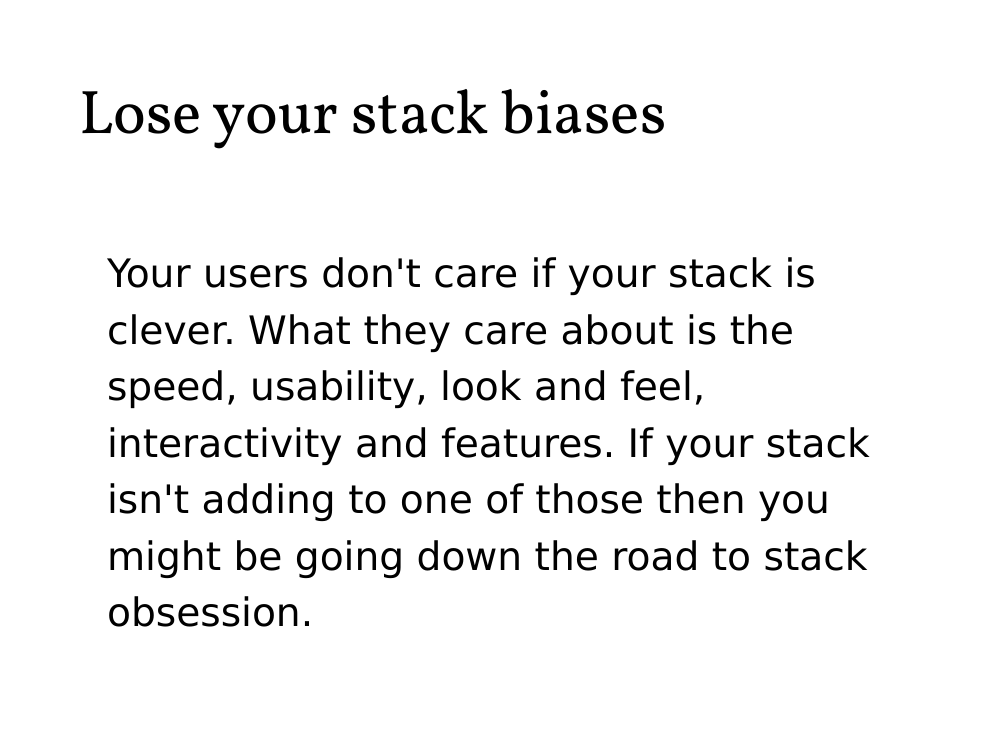
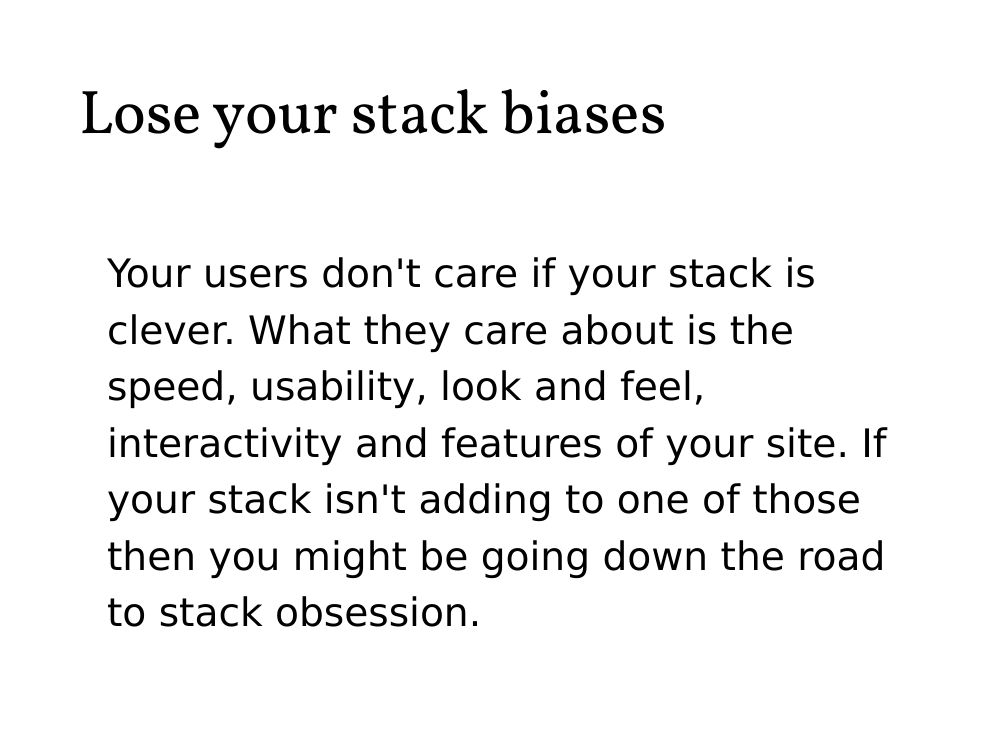
Before and after one commit to roblarsen/rob-larsen-presentations, a slide deck: slide 49 of wild-world-web.pptx (slide 48 before the commit). Drawn at 1008x756 pixels with LibreOffice and Linux fonts; fonts in the diff are those of the drawing; background and template pictures are left out. Boxes give left, top, right and bottom in pixels: in the first picture for what was removed or moved away, otherwise in the second. Text is boxed around its words. In the diff, an @@ line names an element or a change of style, - is before the commit and + after.

```diff
--- a/wild-world-web.pptx
+++ b/wild-world-web.pptx
@@ text at (107, 257, 886, 627): text changed @@
-Your users don't care if your stack is clever. What they care about is the speed, usability, look and feel, interactivity and features. If your stack isn't adding to one of those then you might be going down the road to stack obsession.
+Your users don't care if your stack is clever. What they care about is the speed, usability, look and feel, interactivity and features of your site. If your stack isn't adding to one of those then you might be going down the road to stack obsession.
```
Also in this commit, not shown: 24 other slides changed, 2 slides added, 2 slides removed.
